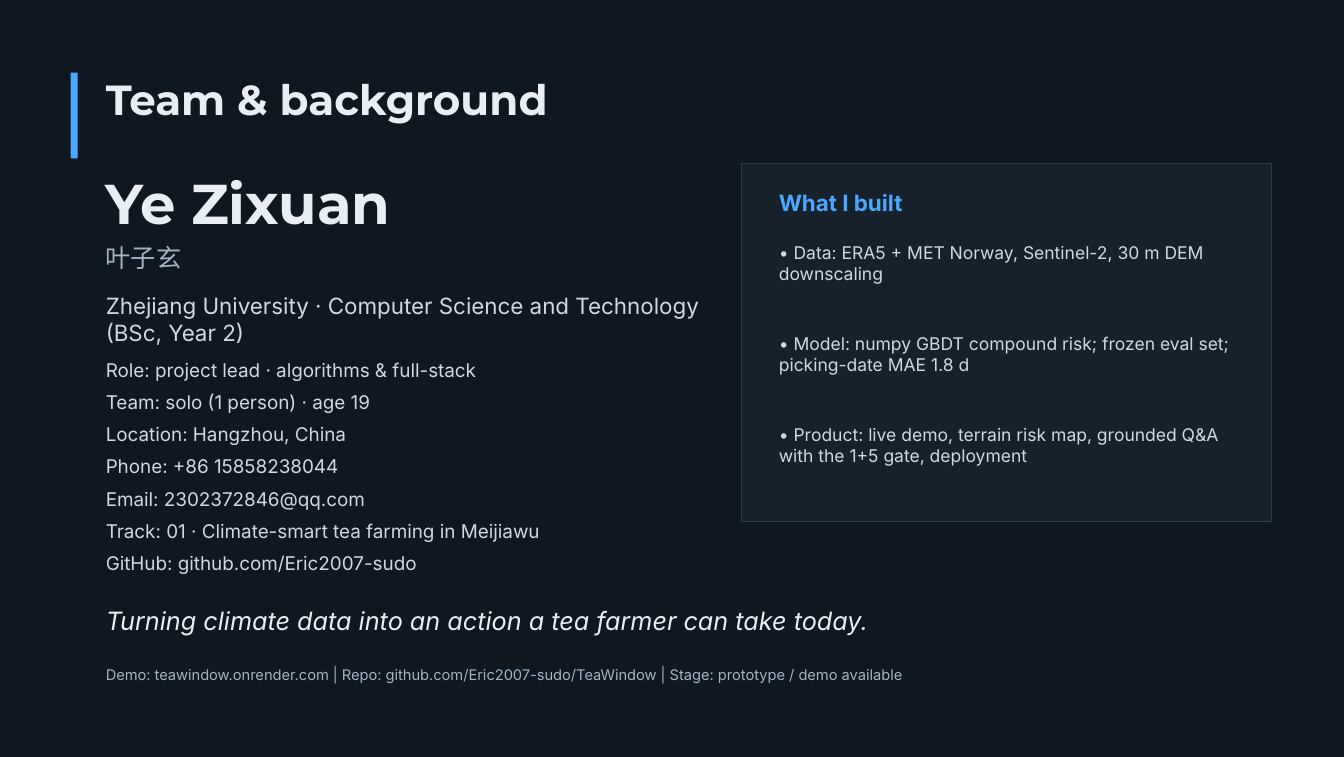
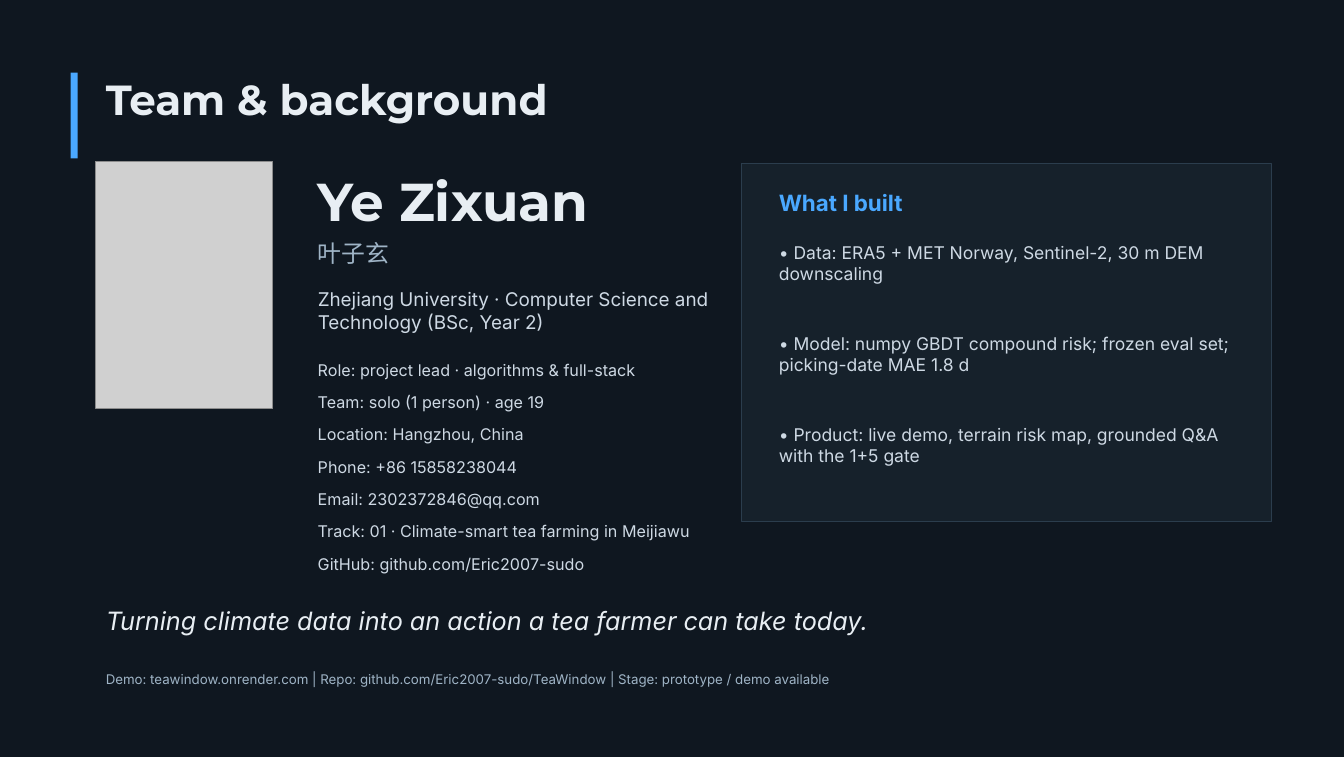
Before and after one commit to Eric2007-sudo/TeaWindow, a slide deck: slide 2 of submit/01_TeaWindow_Pitch_EN_14p.pptx. Drawn at 1344x757 pixels with LibreOffice and Linux fonts; fonts in the diff are those of the drawing; grey boxes stand for pictures. Boxes give left, top, right and bottom in pixels: in the first picture for what was removed or moved away, otherwise in the second. Text is boxed around its words. In the diff, an @@ line names an element or a change of style, - is before the commit and + after.

Commit message:
deck: add headshot to team slide; clean 14p rebuild

```diff
--- a/submit/01_TeaWindow_Pitch_EN_14p.pptx
+++ b/submit/01_TeaWindow_Pitch_EN_14p.pptx
@@ picture added at [96, 161, 272, 409] @@
@@ text "Ye Zixuan": place and size @@
-text "Ye Zixuan" at [106, 180, 390, 225]
+text "Ye Zixuan" at [318, 179, 588, 222]
@@ text "Ye Zixuan" at [318, 179, 588, 222]: size 40 to 38 pt @@
@@ text "叶子玄": place and size @@
-text "叶子玄" at [106, 246, 182, 269]
+text "叶子玄" at [318, 242, 390, 264]
@@ text "叶子玄" at [318, 242, 390, 264]: size 18 to 17 pt @@
@@ text "Zhejiang University · Computer Science ...": place and size @@
-text "Zhejiang University · Computer Science ..." at [106, 297, 698, 345]
+text "Zhejiang University · Computer Science ..." at [318, 292, 708, 333]
@@ text "Zhejiang University · Computer Science ..." at [318, 292, 708, 333]: size 16 to 13.5 pt @@
@@ text "Role: project lead · algorithms ...": place and size @@
-text "Role: project lead · algorithms ..." at [106, 362, 476, 381]
+text "Role: project lead · algorithms ..." at [318, 363, 636, 380]
@@ text "Team: solo (1 person) · ...": place and size @@
-text "Team: solo (1 person) · ..." at [106, 393, 370, 413]
+text "Team: solo (1 person) · ..." at [318, 395, 545, 412]
@@ text "Location: Hangzhou, China": place and size @@
-text "Location: Hangzhou, China" at [106, 427, 346, 445]
+text "Location: Hangzhou, China" at [318, 428, 524, 444]
@@ text at [779, 428, 1219, 466]: text changed @@
-• Product: live demo, terrain risk map, grounded Q&A with the 1+5 gate, deployment
+• Product: live demo, terrain risk map, grounded Q&A with the 1+5 gate
@@ text "Phone: +86 15858238044": place and size @@
-text "Phone: +86 15858238044" at [106, 459, 338, 473]
+text "Phone: +86 15858238044" at [318, 461, 517, 473]
@@ text "Email: 2302372846@qq.com": place and size @@
-text "Email: 2302372846@qq.com" at [106, 492, 365, 510]
+text "Email: 2302372846@qq.com" at [318, 493, 540, 509]
@@ text "Track: 01 · Climate-smart tea ...": place and size @@
-text "Track: 01 · Climate-smart tea ..." at [106, 523, 540, 542]
+text "Track: 01 · Climate-smart tea ..." at [318, 524, 690, 541]
@@ size 13.5 to 11.5 pt in 7 elements at [318, 493, 540, 509], [318, 395, 545, 412], [318, 363, 636, 380], [318, 428, 524, 444], [318, 461, 517, 473], [318, 524, 690, 541], [318, 558, 585, 574] @@
@@ text "GitHub: github.com/Eric2007-sudo": place and size @@
-text "GitHub: github.com/Eric2007-sudo" at [106, 555, 417, 574]
+text "GitHub: github.com/Eric2007-sudo" at [318, 558, 585, 574]
@@ text "Demo: teawindow.onrender.com | Repo: github.com/Eric2007-sud ..." at [106, 674, 829, 687]: size 10.5 to 9.5 pt @@
```
Also in this commit, not shown: 10 other files.
